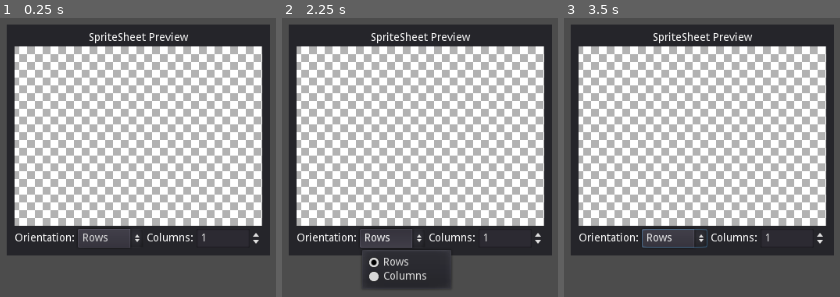
Above: before the commit, frames 1-3 (left to right).
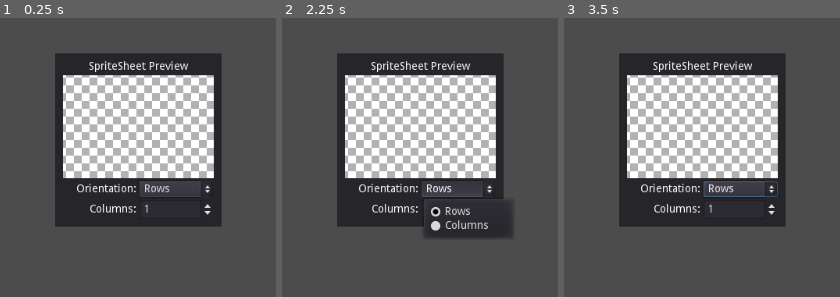
Above: after the commit, the same moments.

Repository: Variable-Interactive/Variable-Store
Game: Godot game, scene res://src/Extensions/SpritesheetPreview/Main.tscn
Same seed, same stepped clock (60 frames per second), same inputs: the game is played once before the commit and once after it.
Inputs (mouse positions are in pixels of both pictures, inside the frame that each line leads up to):
- Up to frame 1 (0.25 s): no input
- Up to frame 2 (2.25 s): click "Rows" at 0.5 s; click "Rows" at 1.25 s; click "Rows" at 2 s
- Up to frame 3 (3.5 s): tap Enter at 2.75 s; move the mouse to (outside the picture) at 2.77 s; click (outside the picture) at 2.92 s

The runs differ from the first frame. In frame 1, 56% of the frame differs, in the area x 2-98%, y 2-85%; in frame 2, 59%, in the area x 2-98%, y 2-98%; in frame 3, 56%.

Commit message:
Spritesheet preview improvements (#4)
* UI changes and Diagonal Movement

* Removed print() statements

* a little improvement

* a typo

Diff:
--- a/Code/SpritesheetPreview/src/Extensions/SpritesheetPreview/Main.gd
+++ b/Code/SpritesheetPreview/src/Extensions/SpritesheetPreview/Main.gd
@@ -4,9 +4,9 @@
 
 var global :Node  #Needed for reference to "global" node of Pixelorama (Used most of the time)
 onready var previews = $VBoxContainer/Preview/PreviewPanel/ScrollContainer/Previews
-onready var spritesheet_lines_count_label = $VBoxContainer/Preview/Orientation/LinesCountLabel
-onready var spritesheet_lines_count = $VBoxContainer/Preview/Orientation/LinesCount
-onready var spritesheet_orientation = $VBoxContainer/Preview/Orientation/Orientation
+onready var spritesheet_lines_count_label = $VBoxContainer/Preview/Orientation/HBoxContainer2/LinesCountLabel
+onready var spritesheet_lines_count = $VBoxContainer/Preview/Orientation/HBoxContainer2/LinesCount
+onready var spritesheet_orientation = $VBoxContainer/Preview/Orientation/HBoxContainer/Orientation
 
 var processed_images = []  # Image[]
 var number_of_frames := 1
@@ -181,7 +181,7 @@
 var scaling = false
 var can_scale = false
 var mode = 0
-enum Mode { NONE, LEFT, RIGHT, UP, DOWN }
+enum Mode { NONE, LEFT, RIGHT, UP, DOWN, T_LEFT, T_RIGHT, B_LEFT, B_RIGHT }
 var scale_limit = 5
 var offset = Vector2.ZERO
 
@@ -189,14 +189,14 @@
 func _on_Main_mouse_entered() -> void:
 	if global:
 		global.can_draw = false
-		can_scale = true
+	can_scale = true
 
 
 func _on_Main_mouse_exited() -> void:
 	if global:
 		global.can_draw = true
-		if !scaling:
-			can_scale = false
+	if !scaling:
+		can_scale = false
 
 
 func _on_Title_gui_input(event: InputEvent) -> void:
@@ -218,17 +218,29 @@
 		if !event.pressed:
 			$RefreshTimer.start()
 
-	if event is InputEventMouse:
+	if event is InputEventMouse:  # Set cursor and mode accordingly
 		var mouse_pos = get_local_mouse_position()
 		if event is InputEventMouseMotion and !scaling:
-			if (mouse_pos.x >= rect_size.x - scale_limit and mouse_pos.x <= rect_size.x + scale_limit
-			and (mouse_pos.y > 0 and mouse_pos.y < rect_size.y)): #Right
-				mouse_default_cursor_shape = Control.CURSOR_HSIZE
-				mode = Mode.RIGHT
+			if mouse_pos.distance_to(Vector2.ZERO) <= scale_limit: #Top left
+				mouse_default_cursor_shape = Control.CURSOR_FDIAGSIZE
+				mode = Mode.T_LEFT
+			elif mouse_pos.distance_to(Vector2(rect_size.x, 0)) <= scale_limit: #Top right
+				mouse_default_cursor_shape = Control.CURSOR_BDIAGSIZE
+				mode = Mode.T_RIGHT
+			elif mouse_pos.distance_to(Vector2(0,rect_size.y)) <= scale_limit: #Bottom left
+				mouse_default_cursor_shape = Control.CURSOR_BDIAGSIZE
+				mode = Mode.B_LEFT
+			elif mouse_pos.distance_to(rect_size) <= scale_limit: #Bottom right
+				mouse_default_cursor_shape = Control.CURSOR_FDIAGSIZE
+				mode = Mode.B_RIGHT
 			elif ((mouse_pos.x < scale_limit and mouse_pos.x > -scale_limit)
 			and (mouse_pos.y > 0 and mouse_pos.y < rect_size.y)): #Left
 				mouse_default_cursor_shape = Control.CURSOR_HSIZE
 				mode = Mode.LEFT
+			elif (mouse_pos.x >= rect_size.x - scale_limit and mouse_pos.x <= rect_size.x + scale_limit
+			and (mouse_pos.y > 0 and mouse_pos.y < rect_size.y)): #Right
+				mouse_default_cursor_shape = Control.CURSOR_HSIZE
+				mode = Mode.RIGHT
 			elif ((mouse_pos.y < scale_limit and mouse_pos.y > -scale_limit)
 			and (mouse_pos.x > 0 and mouse_pos.x < rect_size.x)): #Up
 				mouse_default_cursor_shape = Control.CURSOR_VSIZE
@@ -242,9 +254,10 @@
 					mouse_default_cursor_shape = Control.CURSOR_ARROW
 					mode = Mode.NONE
 
-		elif event is InputEventMouseMotion and scaling:
+		elif event is InputEventMouseMotion and scaling:  # Here's where the scaling is done
 			if can_scale:
 				match mode:
+					# SIDES
 					Mode.RIGHT:
 						rect_size.x += get_global_mouse_position().x - rect_global_position.x - (rect_size.x)
 					Mode.LEFT:
@@ -258,6 +271,28 @@
 							rect_size.y += rect_global_position.y - get_global_mouse_position().y
 							rect_position.y -= (rect_global_position.y) - get_global_mouse_position().y
 
+					#CORNERS
+					Mode.T_LEFT:
+						if rect_size.y + (rect_global_position.y - get_global_mouse_position().y) > rect_min_size.y:
+							rect_size.y += rect_global_position.y - get_global_mouse_position().y
+							rect_position.y -= (rect_global_position.y) - get_global_mouse_position().y
+						if rect_size.x + (rect_global_position.x - get_global_mouse_position().x) > rect_min_size.x:
+							rect_size.x += rect_global_position.x - get_global_mouse_position().x
+							rect_position.x -= (rect_global_position.x) - get_global_mouse_position().x
+					Mode.T_RIGHT:
+						if rect_size.y + (rect_global_position.y - get_global_mouse_position().y) > rect_min_size.y:
+							rect_size.y += rect_global_position.y - get_global_mouse_position().y
+							rect_position.y -= (rect_global_position.y) - get_global_mouse_position().y
+						rect_size.x += get_global_mouse_position().x - rect_global_position.x - (rect_size.x)
+					Mode.B_LEFT:
+						rect_size.y += get_global_mouse_position().y - rect_global_position.y - (rect_size.y)
+						if rect_size.x + (rect_global_position.x - get_global_mouse_position().x) > rect_min_size.x:
+							rect_size.x += rect_global_position.x - get_global_mouse_position().x
+							rect_position.x -= (rect_global_position.x) - get_global_mouse_position().x
+					Mode.B_RIGHT:
+						rect_size.y += get_global_mouse_position().y - rect_global_position.y - (rect_size.y)
+						rect_size.x += get_global_mouse_position().x - rect_global_position.x - (rect_size.x)
+
 		if event is InputEventMouseButton:
 			if event.pressed:
 				scaling = true
--- a/Code/SpritesheetPreview/src/Extensions/SpritesheetPreview/Main.tscn
+++ b/Code/SpritesheetPreview/src/Extensions/SpritesheetPreview/Main.tscn
@@ -49,9 +49,9 @@
 shader_param/follow_scale = false
 
 [node name="Main" type="Panel"]
-margin_right = 297.0
-margin_bottom = 256.0
-rect_min_size = Vector2( 337, 296 )
+margin_right = 213.0
+margin_bottom = 222.0
+rect_min_size = Vector2( 170, 170 )
 script = ExtResource( 1 )
 
 [node name="VBoxContainer" type="VBoxContainer" parent="."]
@@ -63,7 +63,7 @@
 margin_bottom = -10.0
 
 [node name="Title" type="Label" parent="VBoxContainer"]
-margin_right = 317.0
+margin_right = 193.0
 margin_bottom = 14.0
 mouse_filter = 0
 mouse_default_cursor_shape = 6
@@ -73,14 +73,14 @@
 
 [node name="Preview" type="VBoxContainer" parent="VBoxContainer"]
 margin_top = 18.0
-margin_right = 317.0
-margin_bottom = 276.0
+margin_right = 193.0
+margin_bottom = 202.0
 size_flags_horizontal = 3
 size_flags_vertical = 3
 
 [node name="PreviewPanel" type="Panel" parent="VBoxContainer/Preview"]
-margin_right = 317.0
-margin_bottom = 230.0
+margin_right = 193.0
+margin_bottom = 132.0
 size_flags_horizontal = 3
 size_flags_vertical = 3
 
@@ -95,42 +95,57 @@
 anchor_bottom = 1.0
 
 [node name="Previews" type="GridContainer" parent="VBoxContainer/Preview/PreviewPanel/ScrollContainer"]
-margin_right = 317.0
-margin_bottom = 230.0
+margin_right = 193.0
+margin_bottom = 132.0
 size_flags_horizontal = 3
 size_flags_vertical = 3
 
-[node name="Orientation" type="HBoxContainer" parent="VBoxContainer/Preview"]
-margin_top = 234.0
-margin_right = 317.0
-margin_bottom = 258.0
+[node name="Orientation" type="VBoxContainer" parent="VBoxContainer/Preview"]
+margin_top = 136.0
+margin_right = 193.0
+margin_bottom = 184.0
 alignment = 1
 
-[node name="OrientationLabel" type="Label" parent="VBoxContainer/Preview/Orientation"]
-margin_top = 5.0
-margin_right = 77.0
-margin_bottom = 19.0
+[node name="HBoxContainer" type="HBoxContainer" parent="VBoxContainer/Preview/Orientation"]
+margin_right = 193.0
+margin_bottom = 20.0
+
+[node name="OrientationLabel" type="Label" parent="VBoxContainer/Preview/Orientation/HBoxContainer"]
+margin_top = 3.0
+margin_right = 94.0
+margin_bottom = 17.0
+size_flags_horizontal = 3
 text = "Orientation:"
+align = 2
+valign = 1
 
-[node name="Orientation" type="OptionButton" parent="VBoxContainer/Preview/Orientation"]
-margin_left = 81.0
-margin_right = 165.0
-margin_bottom = 24.0
+[node name="Orientation" type="OptionButton" parent="VBoxContainer/Preview/Orientation/HBoxContainer"]
+margin_left = 98.0
+margin_right = 193.0
+margin_bottom = 20.0
 size_flags_horizontal = 3
 text = "Rows"
 items = [ "Rows", null, false, 0, null, "Columns", null, false, 1, null ]
 selected = 0
 
-[node name="LinesCountLabel" type="Label" parent="VBoxContainer/Preview/Orientation"]
-margin_left = 169.0
+[node name="HBoxContainer2" type="HBoxContainer" parent="VBoxContainer/Preview/Orientation"]
+margin_top = 24.0
+margin_right = 193.0
+margin_bottom = 48.0
+alignment = 1
+
+[node name="LinesCountLabel" type="Label" parent="VBoxContainer/Preview/Orientation/HBoxContainer2"]
 margin_top = 5.0
-margin_right = 229.0
+margin_right = 94.0
 margin_bottom = 19.0
+size_flags_horizontal = 3
 text = "Columns:"
+align = 2
+valign = 1
 
-[node name="LinesCount" type="SpinBox" parent="VBoxContainer/Preview/Orientation"]
-margin_left = 233.0
-margin_right = 317.0
+[node name="LinesCount" type="SpinBox" parent="VBoxContainer/Preview/Orientation/HBoxContainer2"]
+margin_left = 98.0
+margin_right = 193.0
 margin_bottom = 24.0
 size_flags_horizontal = 3
 min_value = 1.0
@@ -144,6 +159,6 @@
 [connection signal="mouse_entered" from="." to="." method="_on_Main_mouse_entered"]
 [connection signal="mouse_exited" from="." to="." method="_on_Main_mouse_exited"]
 [connection signal="gui_input" from="VBoxContainer/Title" to="." method="_on_Title_gui_input"]
-[connection signal="item_selected" from="VBoxContainer/Preview/Orientation/Orientation" to="." method="_on_Orientation_item_selected"]
-[connection signal="value_changed" from="VBoxContainer/Preview/Orientation/LinesCount" to="." method="_on_LinesCount_value_changed"]
+[connection signal="item_selected" from="VBoxContainer/Preview/Orientation/HBoxContainer/Orientation" to="." method="_on_Orientation_item_selected"]
+[connection signal="value_changed" from="VBoxContainer/Preview/Orientation/HBoxContainer2/LinesCount" to="." method="_on_LinesCount_value_changed"]
 [connection signal="timeout" from="RefreshTimer" to="." method="_on_RefreshTimer_timeout"]
Not shown, changed: Extensions/SpritesheetPreview.pck
